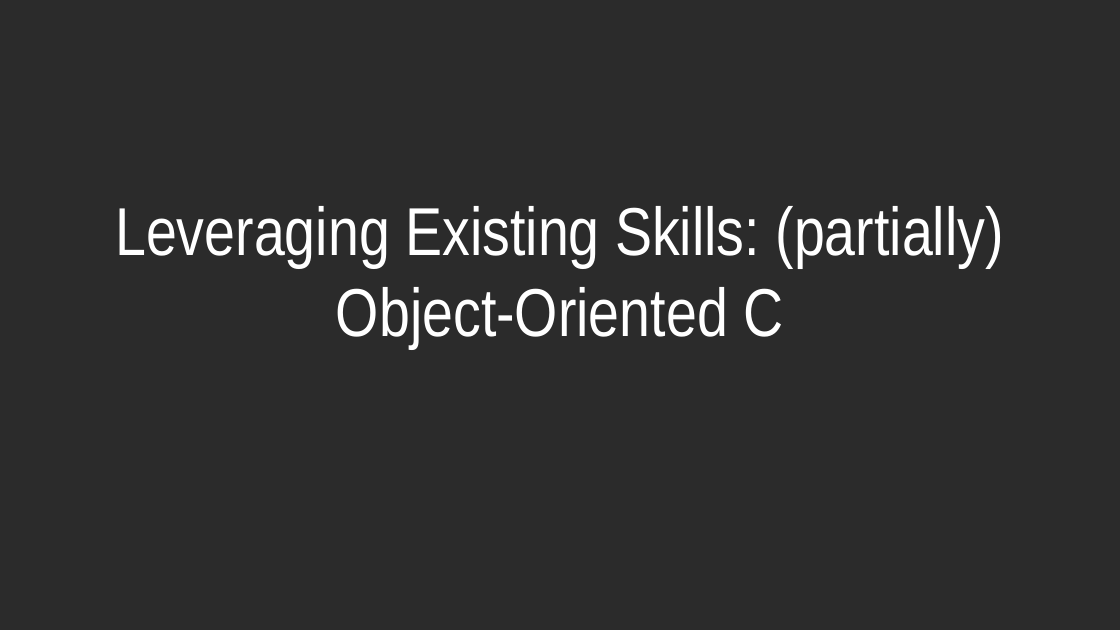
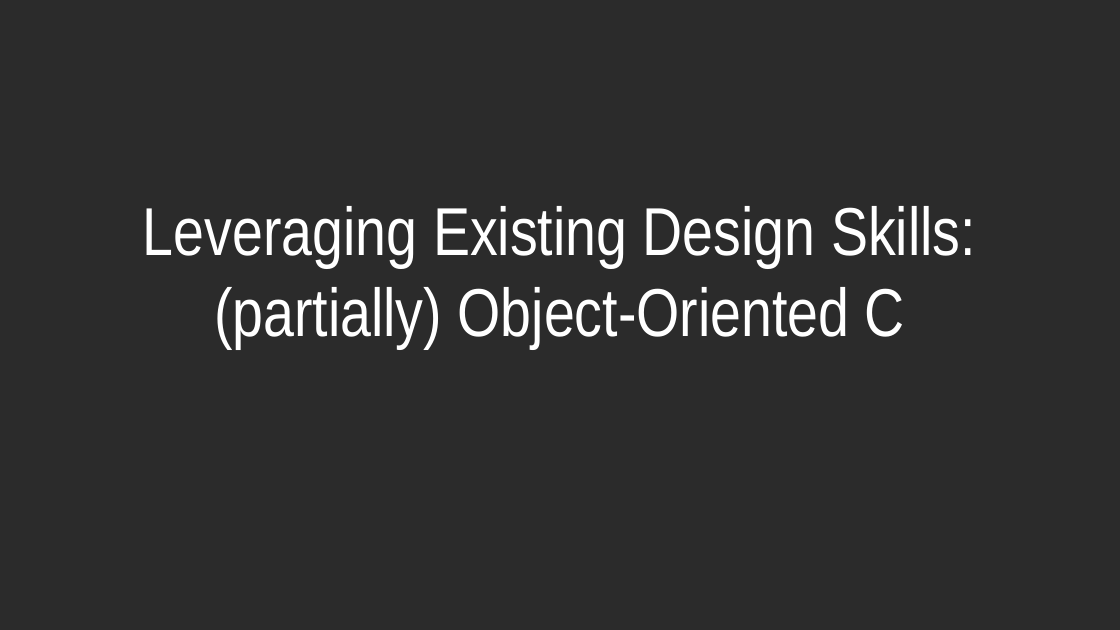
Before and after one commit to dllaurence/youngmanandc, a slide deck: slide 4 of 2020-youngmanandthec-scale.odp (slide 5 before the commit). Drawn at 1120x630 pixels with LibreOffice and Linux fonts; fonts in the diff are those of the drawing; background and template pictures are left out; a plain dark background stands for a picture behind light text. Boxes give left, top, right and bottom in pixels: in the first picture for what was removed or moved away, otherwise in the second. Text is boxed around its words. In the diff, an @@ line names an element or a change of style, - is before the commit and + after.

```diff
--- a/2020-youngmanandthec-scale.odp
+++ b/2020-youngmanandthec-scale.odp
@@ subtitle at box(143, 206, 976, 349): text changed @@
-Leveraging Existing Skills: (partially) Object-Oriented C
+Leveraging Existing Design Skills: (partially) Object-Oriented C
```
Also in this commit, not shown: 13 other slides changed, 17 slides added, 5 slides removed.
